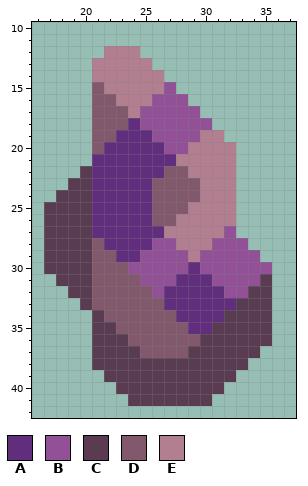
Pixel-art sprite, stored at assets/sprites/units/weapons/stem-weapon.png. Above is the file before it was changed.
The file is 54x54 pixels. Shown: x 16..37, y 10..42.
Palette (. is transparent): A #612d7d  B #925197  C #593c51  D #82596c  E #b17f8f
Pixels before, first column x 17:
12 .....EEE...........
13 ....EEEEE..........
14 ....EEEEEE.........
15 ....DEEEEEB........
16 ....DDEEEBBB.......
17 ....DDDEBBBBB......
18 ....DDDABBBBBB.....
19 ....DDAAABBBBEE....
20 ....DAAAAABBEEEE...
21 ....AAAAAAAEEEEE...
22 ...CAAAAAADDEEEE...
23 ..CCAAAAADDDDEEE...
24 .CCCAAAAADDDDEEE...
25 CCCCAAAAADDDEEEE...
26 CCCCAAAAADDEEEEE...
27 CCCCAAAAAAEEEEEB...
28 CCCCDAAAABBEEEBBB..
29 CCCCDDAABBBBEBBBBB.
30 CCCCDDDBBBBBABBBBBB
31 .CCCDDDDBBBAAABBBBC
32 ..CCDDDDDBAAAAABBCC
33 ...CDDDDDDAAAAAACCC
34 ....CDDDDDDAAAACCCC
35 ....CCDDDDDDAACCCCC
36 ....CCCDDDDDDCCCCCC
37 ....CCCCDDDDCCCCCC.
38 ....CCCCCCCCCCCCC..
39 .....CCCCCCCCCCC...
40 ......CCCCCCCCC....
41 .......CCCCCCC.....
After:
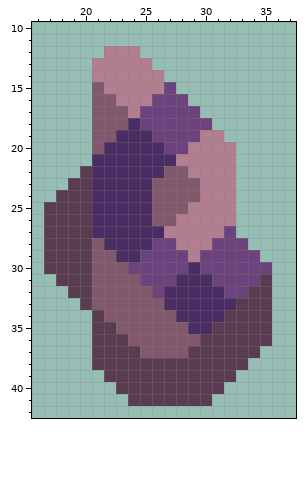
From old to new:
colour A: #612d7d -> #4a2e63
colour B: #925197 -> #6c437d
Boxes around the changes in both pictures, in picture pixels (x1, y1, x2, y2):
changed: (92, 82, 272, 334)
